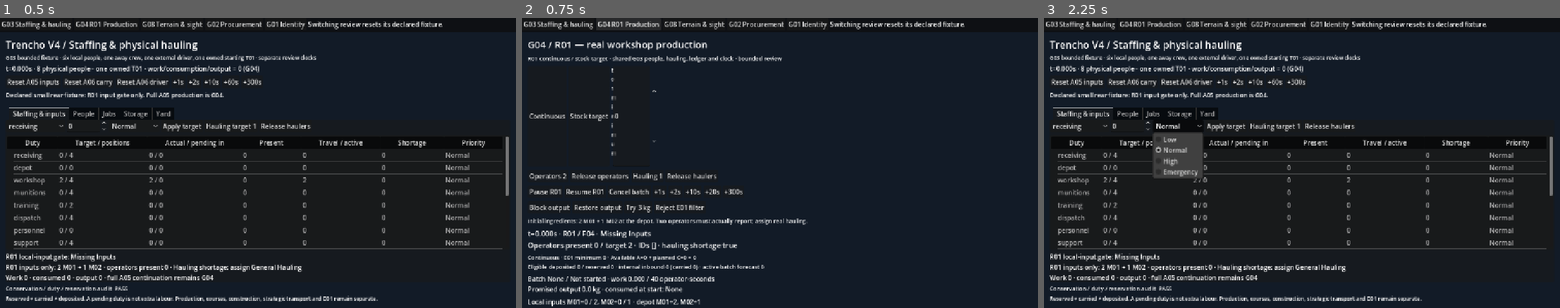
Above: before the commit, frames 1-3 (left to right).
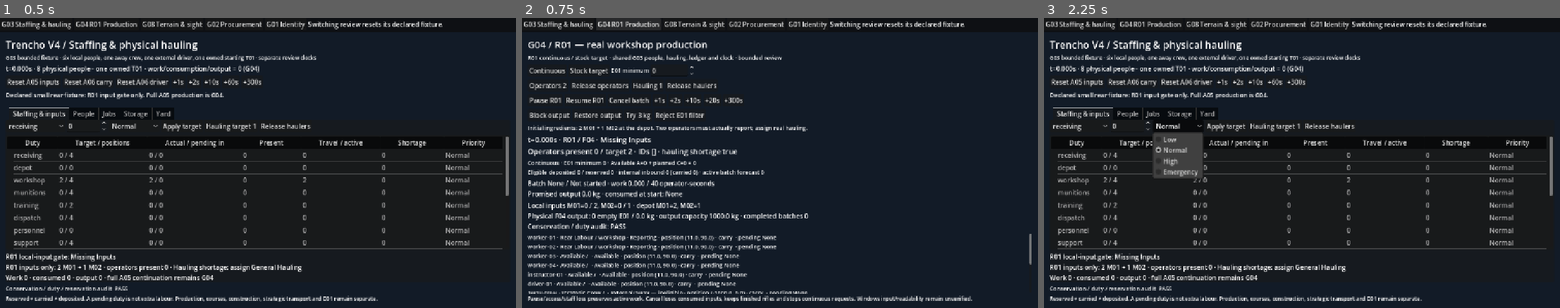
Above: after the commit, the same moments.

Repository: TheInfinityIQ/Trencho_V4
Game: Godot game, scene res://game/main/main.tscn
Same seed, same stepped clock (60 frames per second), same inputs: the game is played once before the commit and once after it.
Inputs:
- Up to frame 1 (0.5 s): no input
- Up to frame 2 (0.75 s): click "G04 R01 Production" at 0.5 s
- Up to frame 3 (2.25 s): click "G03 Staffing & hauling" at 1.25 s; click "Normal" at 2 s

Frame 1 is identical in both runs. In frame 2, 13% of the frame differs, in the area x 1-99%, y 12-100%; in frame 3, nothing differs.

Commit message:
Fit R01 target controls and inspection within review window sizes

Diff:
--- a/game/production/production_demo.gd
+++ b/game/production/production_demo.gd
@@ -27,7 +27,7 @@
 	for side in ["left", "right", "top", "bottom"]: margin.add_theme_constant_override("margin_" + side, 14)
 	add_child(margin)
 	var layout := VBoxContainer.new()
-	layout.add_theme_constant_override("separation", 8)
+	layout.add_theme_constant_override("separation", 6)
 	margin.add_child(layout)
 	_label(layout, "G04 / R01 — real workshop production", 24)
 	_label(layout, "R01 continuous / stock target · shared G03 people, hauling, ledger and clock · bounded review", 14)
@@ -35,7 +35,8 @@
 	layout.add_child(targets)
 	_button(targets, "Continuous", func() -> Dictionary: return production.set_mode("Continuous"))
 	_button(targets, "Stock target", func() -> Dictionary: return production.set_mode("Stock target"))
-	_label(targets, "E01 minimum", 14)
+	var target_prompt := _label(targets, "E01 minimum", 14)
+	target_prompt.autowrap_mode = TextServer.AUTOWRAP_OFF
 	_target_count = SpinBox.new()
 	_target_count.min_value = 0
 	_target_count.max_value = 1000000
